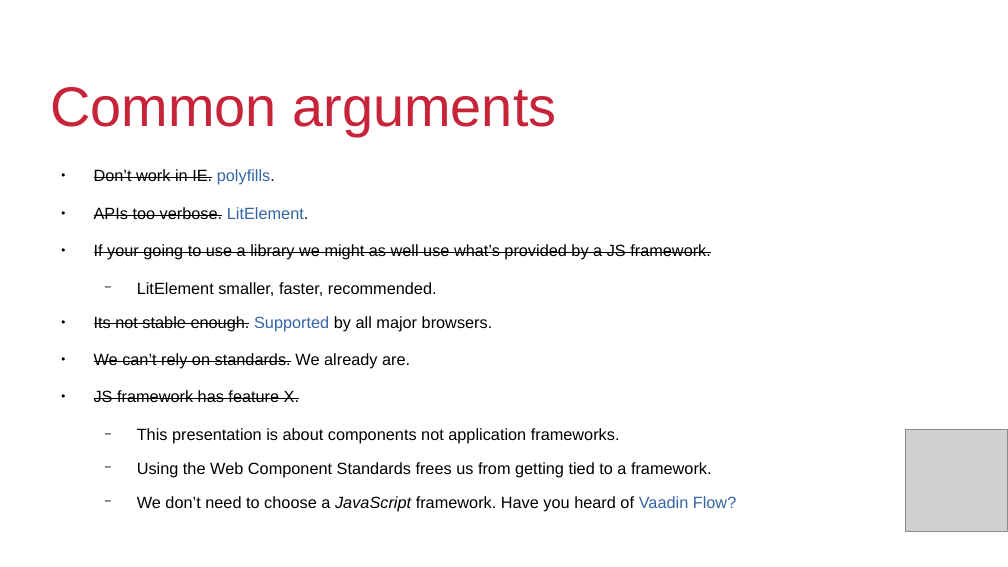
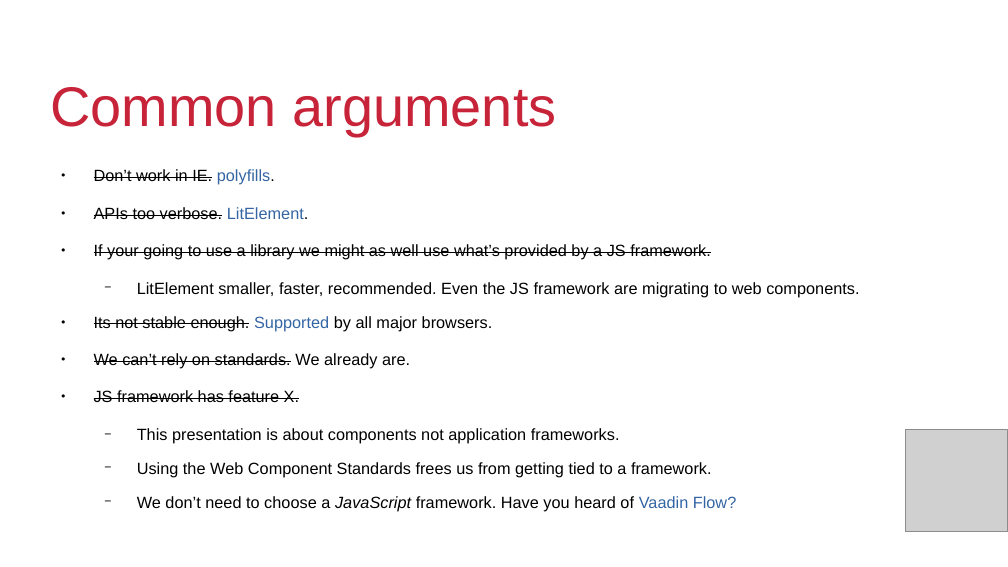
Before and after one commit to QuiWorks/wc-presentation, a slide deck: slide 7 of wc-pp-presentation.odp. Drawn at 1008x567 pixels with LibreOffice and Linux fonts; fonts in the diff are those of the drawing; grey boxes stand for pictures; background and template pictures are left out. Boxes give left, top, right and bottom in pixels: in the first picture for what was removed or moved away, otherwise in the second. Text is boxed around its words. In the diff, an @@ line names an element or a change of style, - is before the commit and + after.

```diff
--- a/wc-pp-presentation.odp
+++ b/wc-pp-presentation.odp
@@ text at bbox=[137, 282, 859, 297]: text changed @@
-  − LitElement smaller, faster, recommended.
+  − LitElement smaller, faster, recommended. Even the JS framework are migrating to web components.
```
Also in this commit, not shown: 2 other slides changed, 1 other file.
